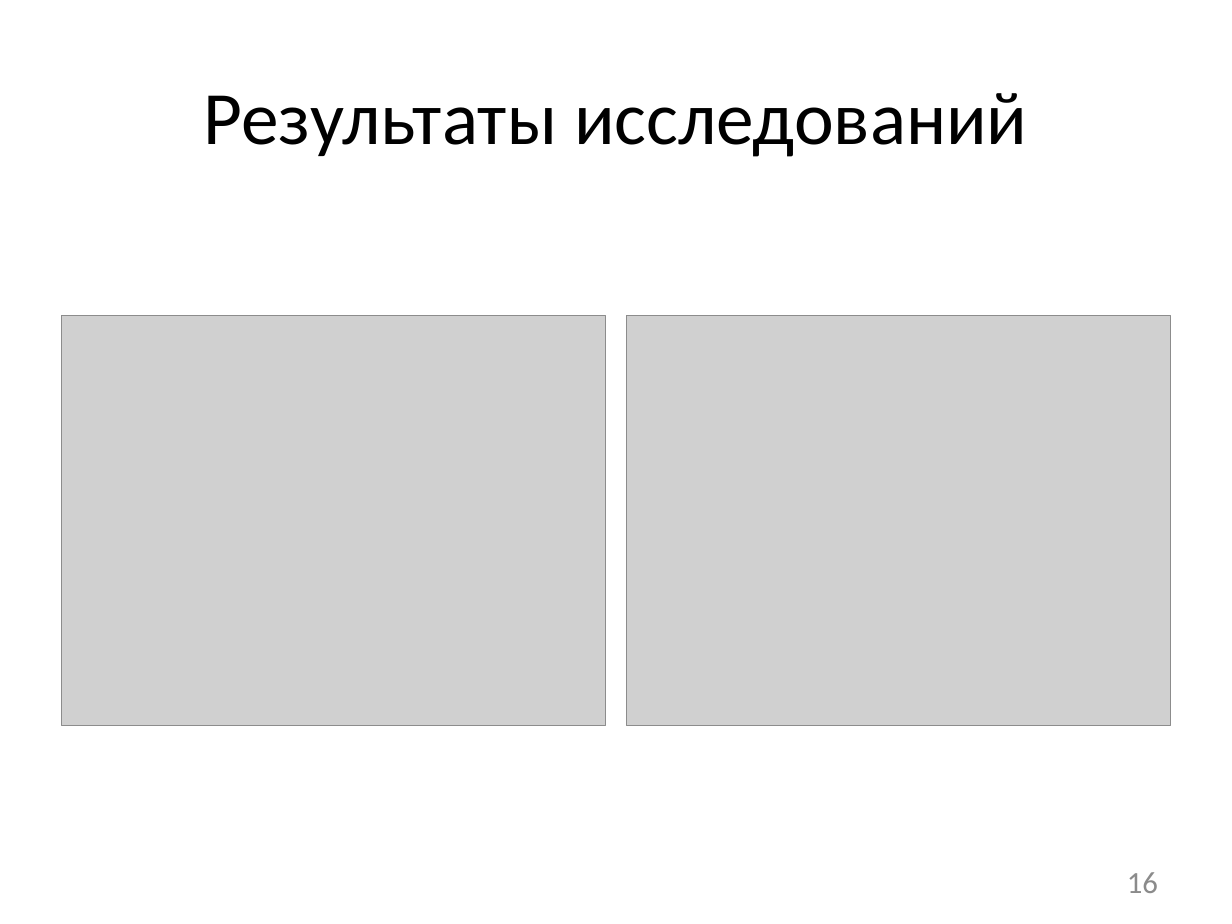
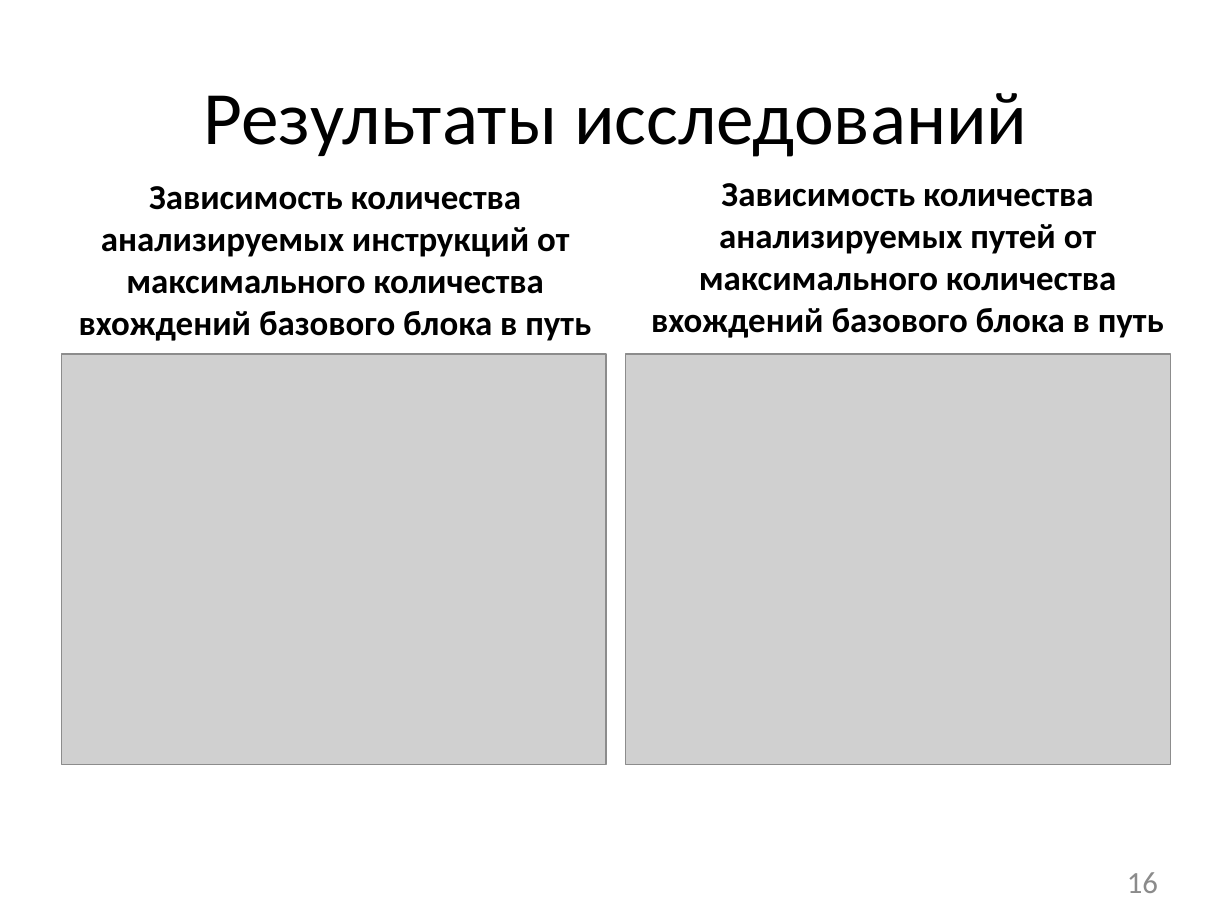
Before and after one commit to afrolovskiy/diplom, a slide deck: slide 16 of presentations/diplom/static race detection.pptx. Drawn at 1232x924 pixels with LibreOffice and Linux fonts; fonts in the diff are those of the drawing; grey boxes stand for pictures. Boxes give left, top, right and bottom in pixels: in the first picture for what was removed or moved away, otherwise in the second. Text is boxed around its words. In the diff, an @@ line names an element or a change of style, - is before the commit and + after.

```diff
--- a/presentations/diplom/static race detection.pptx
+++ b/presentations/diplom/static race detection.pptx
@@ text added at bbox=[79, 186, 591, 341], 20.4 pt, text #000000, bold @@
+Зависимость количества анализируемых инструкций от максимального количества вхождений базового блока в путь
@@ text added at bbox=[651, 183, 1164, 338], 20.4 pt, text #000000, bold @@
+Зависимость количества анализируемых путей от максимального количества вхождений базового блока в путь
@@ picture: place and size @@
-picture at bbox=[62, 315, 606, 726]
+picture at bbox=[62, 354, 606, 764]
@@ picture: place and size @@
-picture at bbox=[626, 315, 1170, 726]
+picture at bbox=[626, 354, 1170, 764]
```
Also in this commit, not shown: 4 other slides changed.
